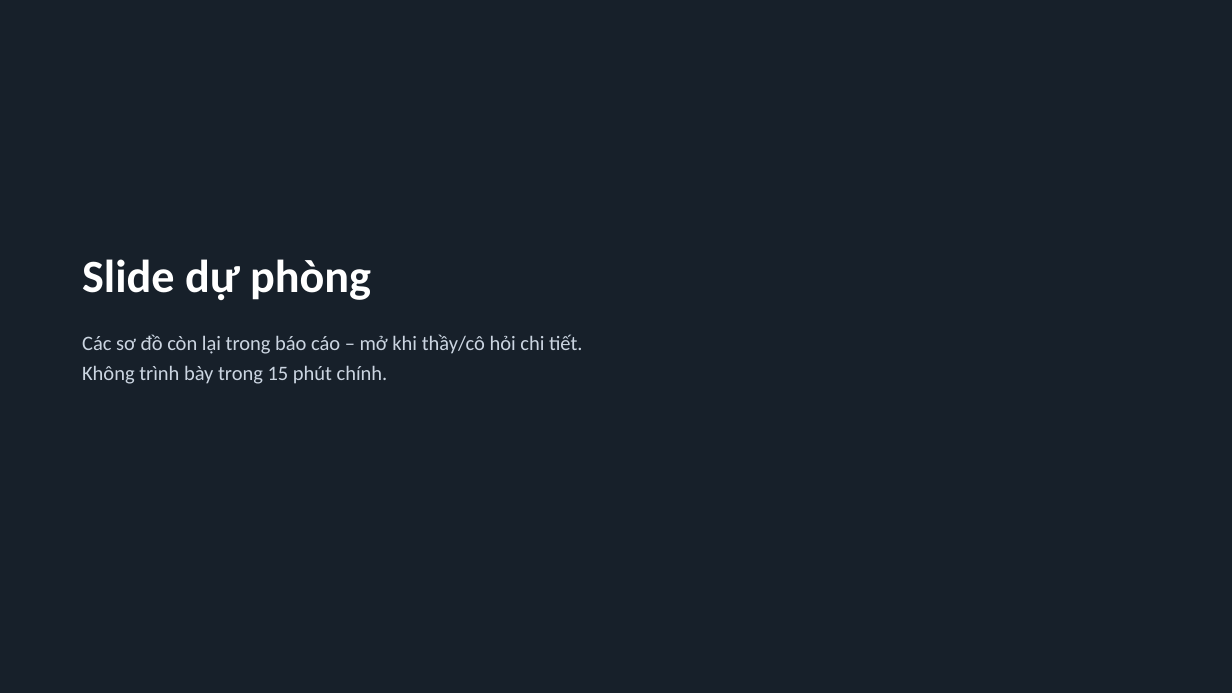
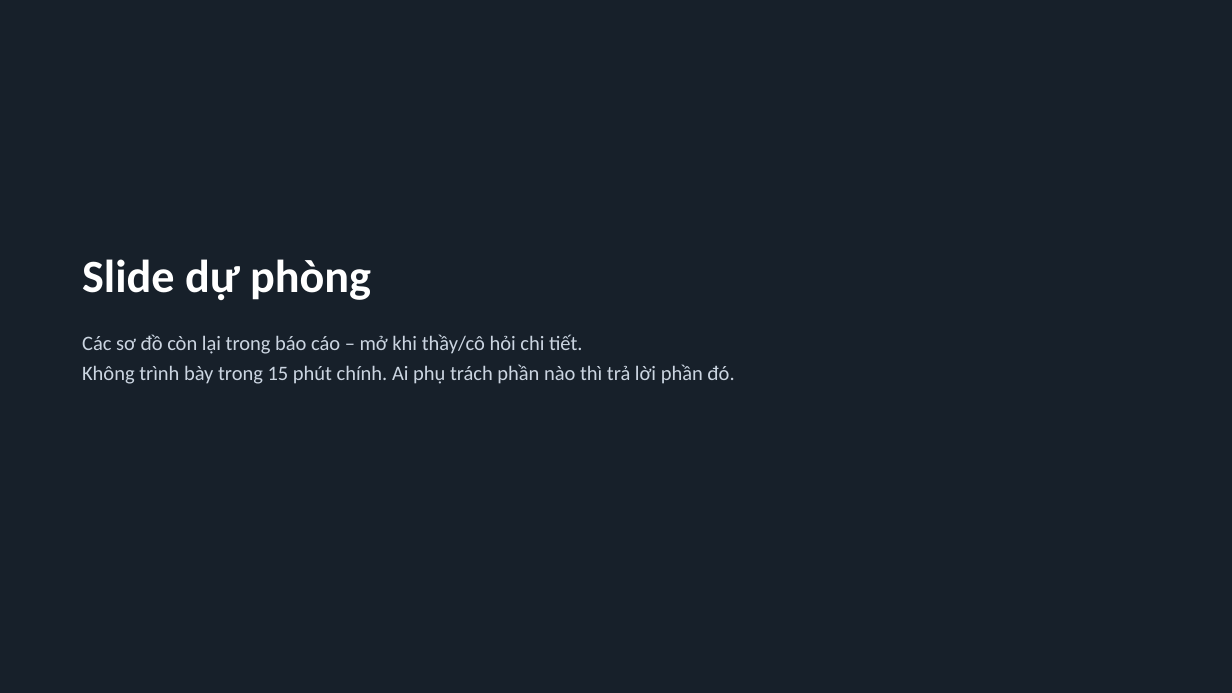
Before and after one commit to trungkien1407/OOP, a slide deck: slide 16 of Slide_ThuyetTrinh_15phut.pptx. Drawn at 1232x693 pixels with LibreOffice and Linux fonts; fonts in the diff are those of the drawing. Boxes give left, top, right and bottom in pixels: in the first picture for what was removed or moved away, otherwise in the second. Text is boxed around its words. In the diff, an @@ line names an element or a change of style, - is before the commit and + after.

```diff
--- a/Slide_ThuyetTrinh_15phut.pptx
+++ b/Slide_ThuyetTrinh_15phut.pptx
@@ text at (x1=82, y1=364, x2=734, y2=384): text changed @@
-Không trình bày trong 15 phút chính.
+Không trình bày trong 15 phút chính. Ai phụ trách phần nào thì trả lời phần đó.
```
Also in this commit, not shown: 13 other slides changed, 8 other files.
